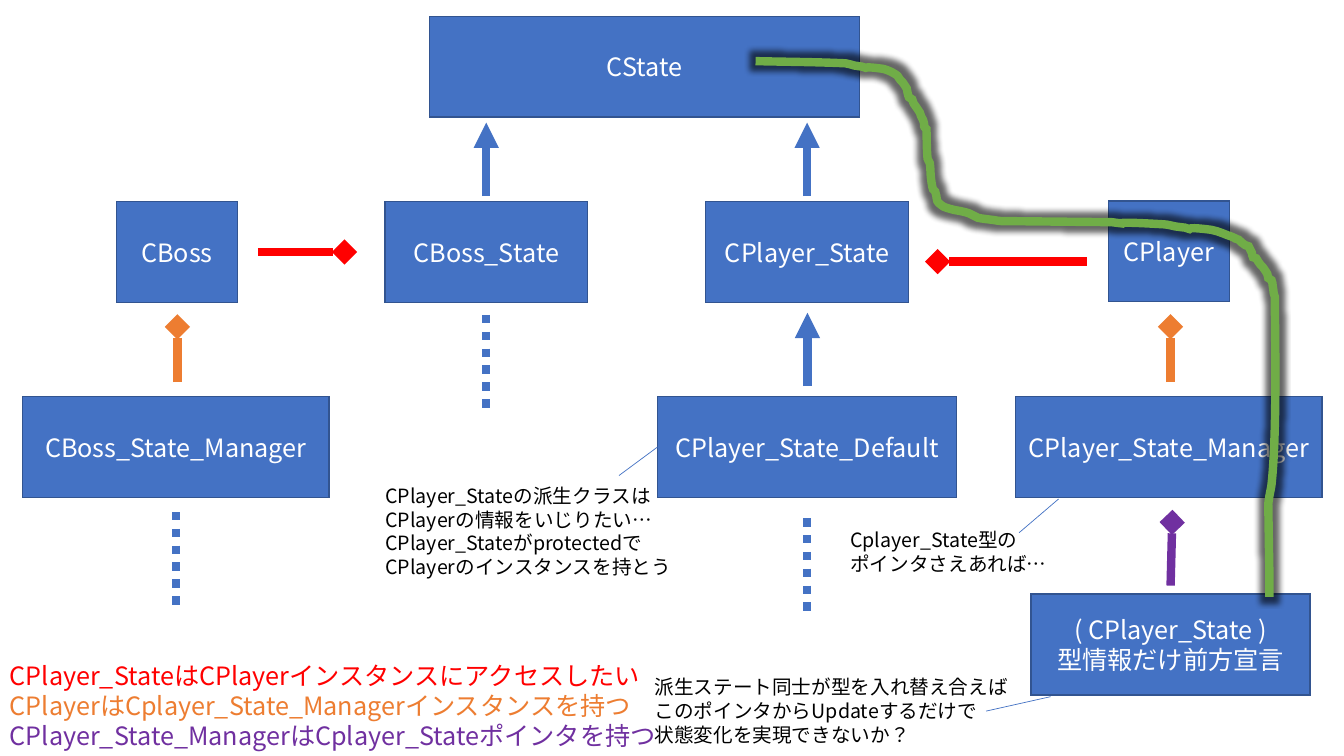
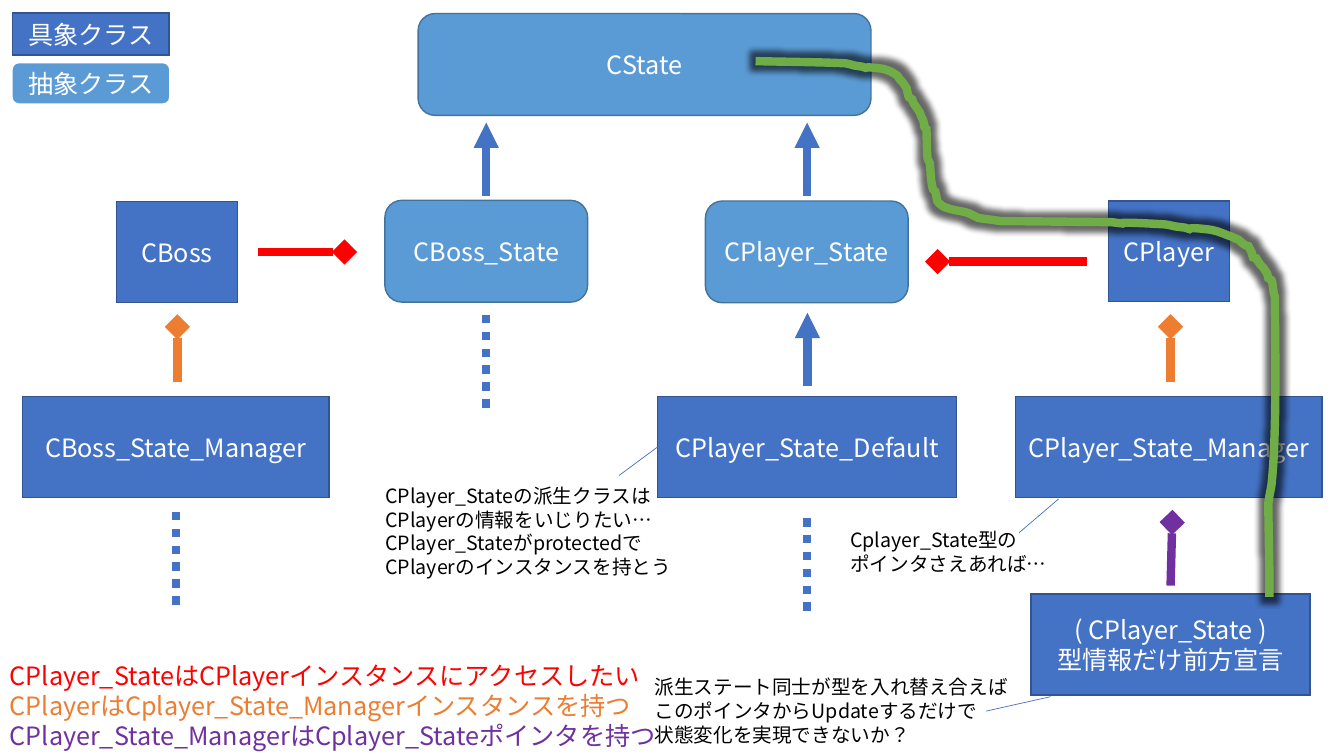
Before and after one commit to AYUKIAYUKIAYUKI/Project_CPP_2, a slide deck: slide 1 of オリジナルステートパターンのクラス図.pptx. Drawn at 1344x756 pixels with LibreOffice and Linux fonts; fonts in the diff are those of the drawing. Boxes give left, top, right and bottom in pixels: in the first picture for what was removed or moved away, otherwise in the second. Text is boxed around its words. In the diff, an @@ line names an element or a change of style, - is before the commit and + after.

Commit message:
CPlayer_Stateクラスを抽象クラスに変更しました。

```diff
--- a/オリジナルステートパターンのクラス図.pptx
+++ b/オリジナルステートパターンのクラス図.pptx
@@ rectangle added at box(13, 13, 169, 55), fill #4472C4, outline #325491 1 pt, 18 pt, text #FFFFFF @@
+具象クラス
@@ rectangle to rounded rectangle; fill #4472C4 to #5B9BD5; outline #325491 1 pt to #43739E 1 pt in 3 elements at box(385, 201, 588, 302), box(706, 201, 908, 302), box(418, 13, 871, 115) @@
@@ rounded rectangle "CState": place and size @@
-rounded rectangle "CState" at box(430, 16, 860, 117)
+rounded rectangle "CState" at box(418, 13, 871, 115)
@@ rounded rectangle added at box(12, 63, 170, 105), fill #5B9BD5, outline #FFFFFF 1.5 pt, 18 pt, text #FFFFFF @@
+抽象クラス
```
Also in this commit, not shown: 1 other file.
